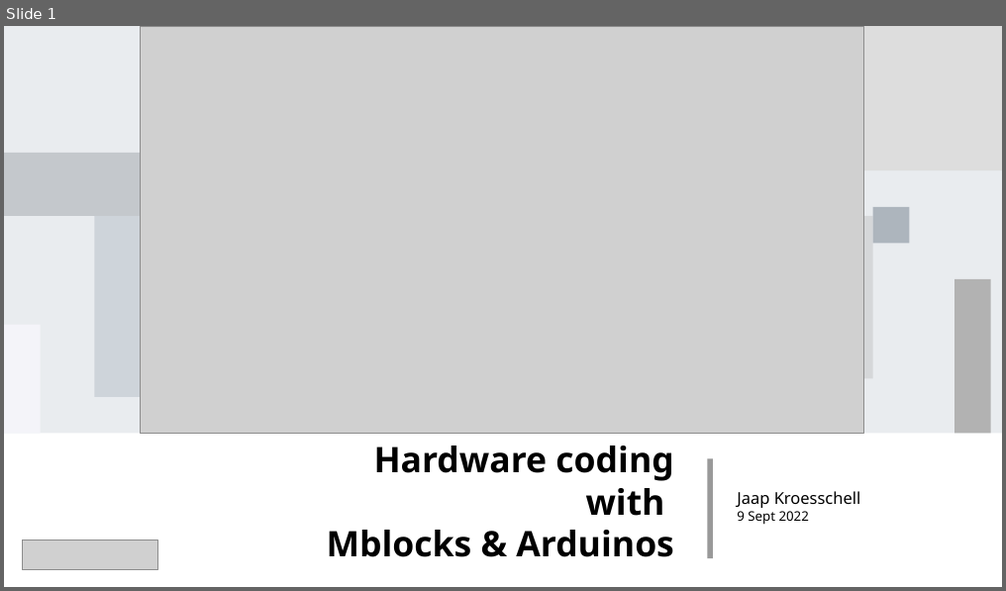
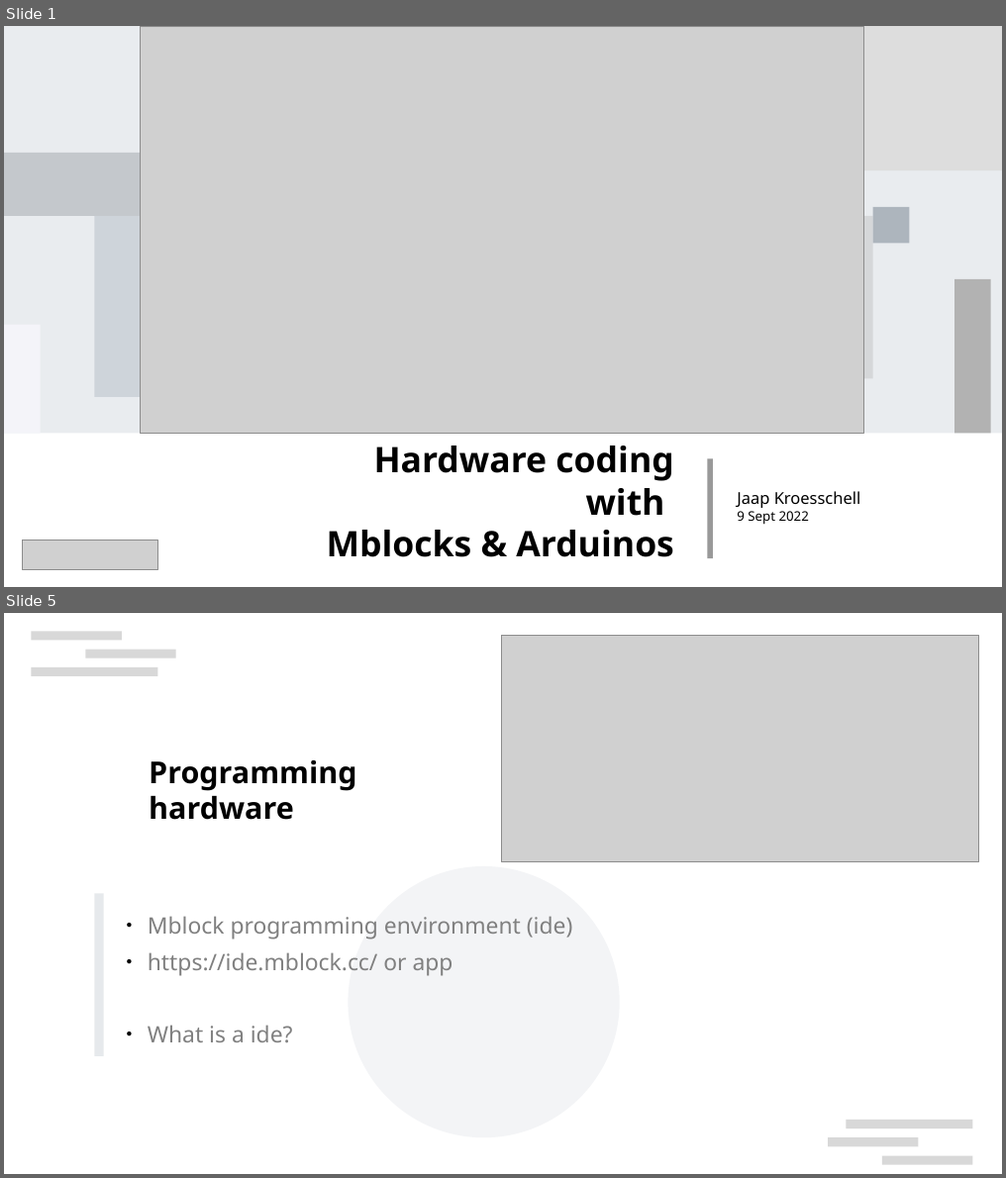
Before and after one commit to Jaapk/arduino_mblocks, a slide deck: docs/mBlocks-Arduino-course-01.odp. Shown one above the other, each under a label of ours: slide 1 before the commit, slides 1 and 5 after it; the slides between them are not shown. The pictures are 1006x591 and 1006x1178 pixels, drawn with LibreOffice and Linux fonts; fonts in the diff are those of the drawing; grey boxes stand for pictures; background and template pictures are left out. Boxes give left, top, right and bottom in pixels: in the first picture for what was removed or moved away, otherwise in the second. Text is boxed around its words. In the diff, an @@ line names an element or a change of style, - is before the commit and + after.

```diff
--- a/docs/mBlocks-Arduino-course-01.odp
+++ b/docs/mBlocks-Arduino-course-01.odp
@@ slide 5 added at box(4, 613, 1002, 1174), background #FFFFFF @@
@@ rectangle added at box(31, 631, 122, 640), fill #CCCCCC at 75% opacity @@
@@ picture added at box(502, 636, 979, 862) @@
@@ rectangle added at box(31, 667, 157, 676), fill #CCCCCC at 75% opacity @@
@@ rectangle added at box(85, 650, 176, 659), fill #CCCCCC at 75% opacity @@
@@ text added at box(149, 761, 357, 820), 24 pt, text #000000, bold @@
+Programming hardware
@@ ellipse added at box(349, 866, 620, 1139), fill #8D99AE at 10% opacity @@
@@ rectangle added at box(94, 894, 104, 1057), fill #CED4DA at 50% opacity @@
@@ text added at box(148, 916, 573, 1043), 18 pt, text #808080 @@
+● Mblock programming environment (ide)
+● https://ide.mblock.cc/ or app
+● What is a ide?
@@ rectangle added at box(828, 1139, 919, 1148), fill #CCCCCC at 75% opacity @@
@@ rectangle added at box(846, 1120, 973, 1129), fill #CCCCCC at 75% opacity @@
@@ rectangle added at box(882, 1157, 973, 1165), fill #CCCCCC at 75% opacity @@
```
Also in this commit, not shown: 6 slides changed, 6 other slides added, 3 slides removed, 17 other files.
